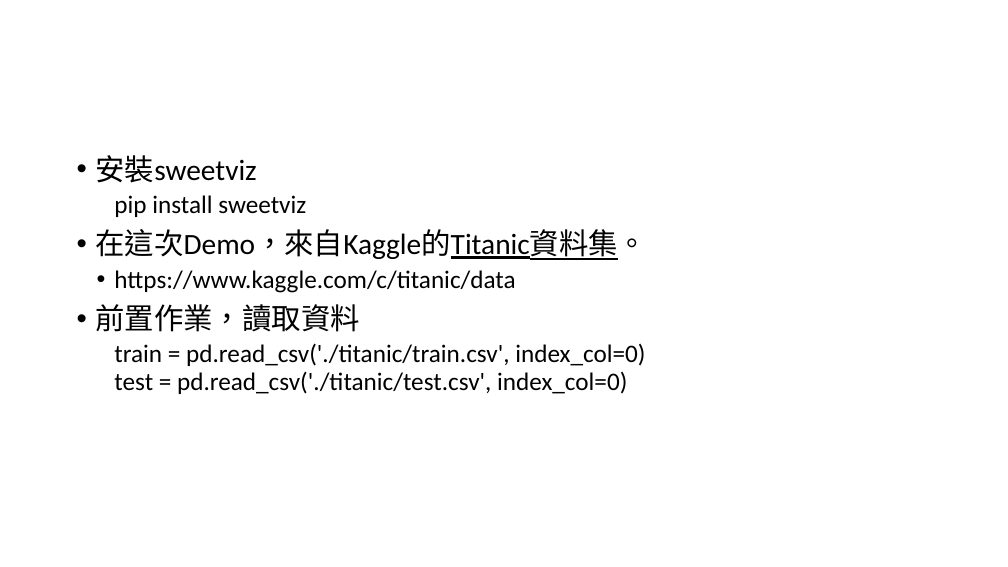
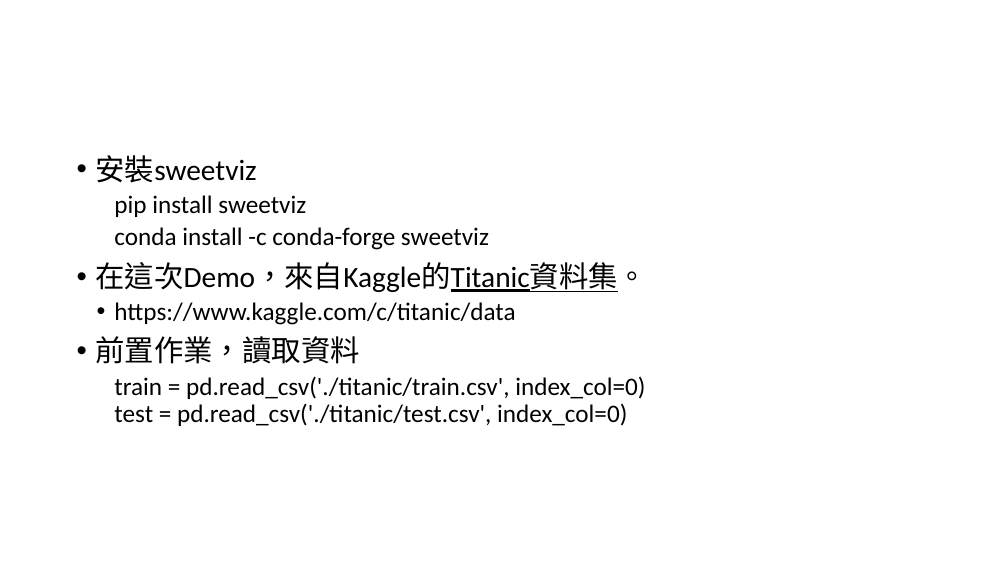
Before and after one commit to lokcyi/AI, a slide deck: slide 4 of ClassMaterial/20210203_FeatureTools/Sweetviz_20210203.ppt. Drawn at 1008x567 pixels with LibreOffice and Linux fonts; fonts in the diff are those of the drawing. Boxes give left, top, right and bottom in pixels: in the first picture for what was removed or moved away, otherwise in the second. Text is boxed around its words. In the diff, an @@ line names an element or a change of style, - is before the commit and + after.

```diff
--- a/ClassMaterial/20210203_FeatureTools/Sweetviz_20210203.ppt
+++ b/ClassMaterial/20210203_FeatureTools/Sweetviz_20210203.ppt
@@ text at (114, 227, 489, 250): paragraph added @@
+  conda install -c conda-forge sweetviz
```
Also in this commit, not shown: 9 other files.
